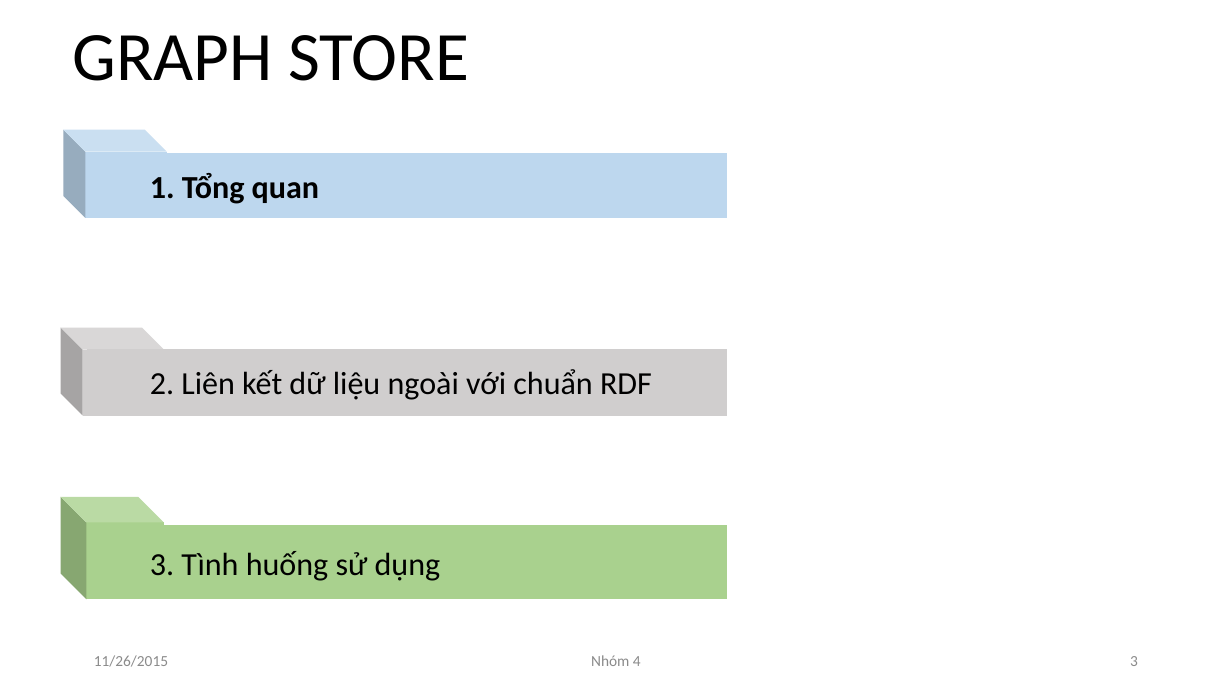
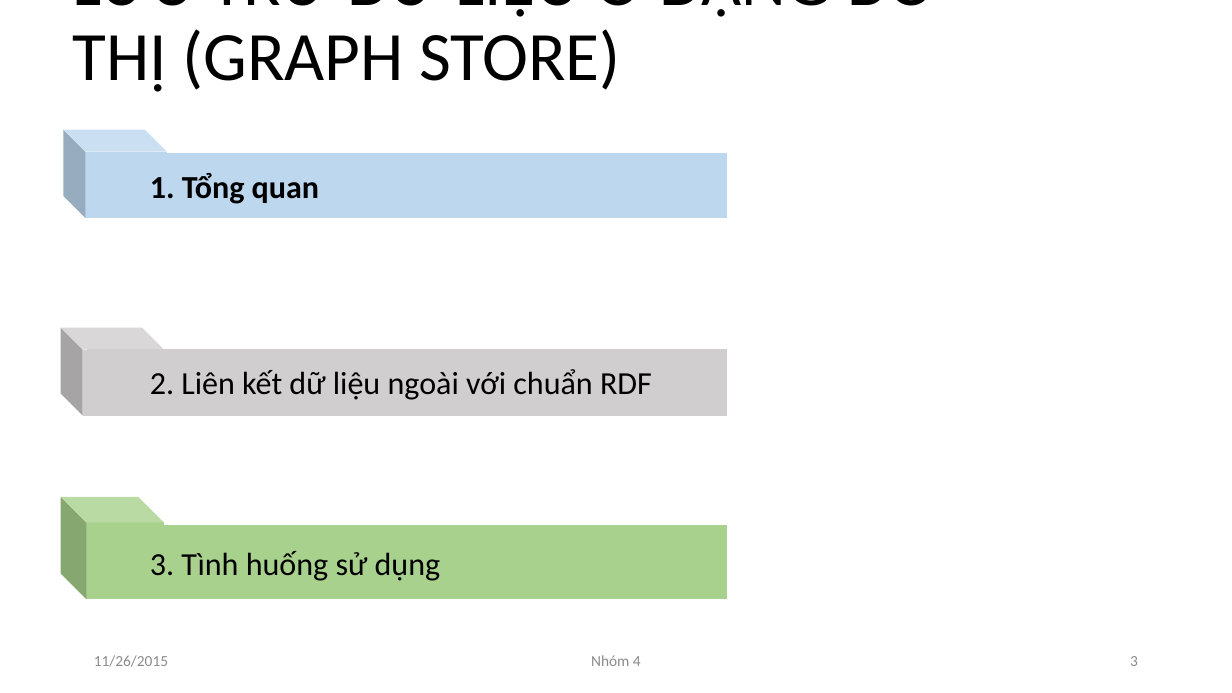
Before and after one commit to NguyenDucHoangLong/Group_4_HTTTHD, a slide deck: slide 3 of Document/Seminar/Slide/N04_SlideThuyetTrinh_v1.pptx. Drawn at 1232x693 pixels with LibreOffice and Linux fonts; fonts in the diff are those of the drawing. Boxes give left, top, right and bottom in pixels: in the first picture for what was removed or moved away, otherwise in the second. Text is boxed around its words. In the diff, an @@ line names an element or a change of style, - is before the commit and + after.

```diff
--- a/Document/Seminar/Slide/N04_SlideThuyetTrinh_v1.pptx
+++ b/Document/Seminar/Slide/N04_SlideThuyetTrinh_v1.pptx
@@ title at (73, 0, 934, 92): text changed @@
-GRAPH STORE
+LƯU TRỮ DỮ LIỆU Ở DẠNG ĐỒ THỊ (GRAPH STORE)
```
Also in this commit, not shown: 1 other slide changed.
